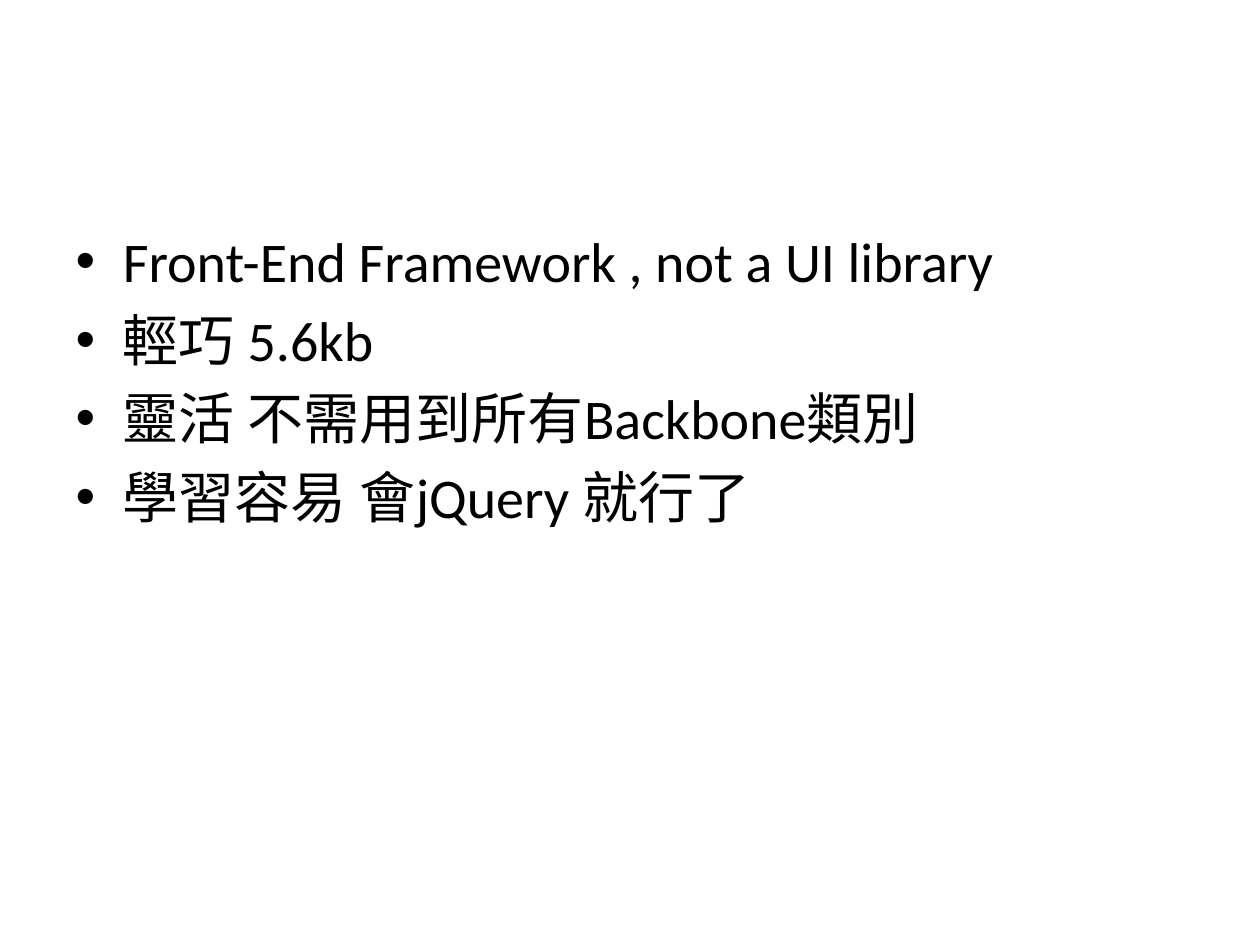
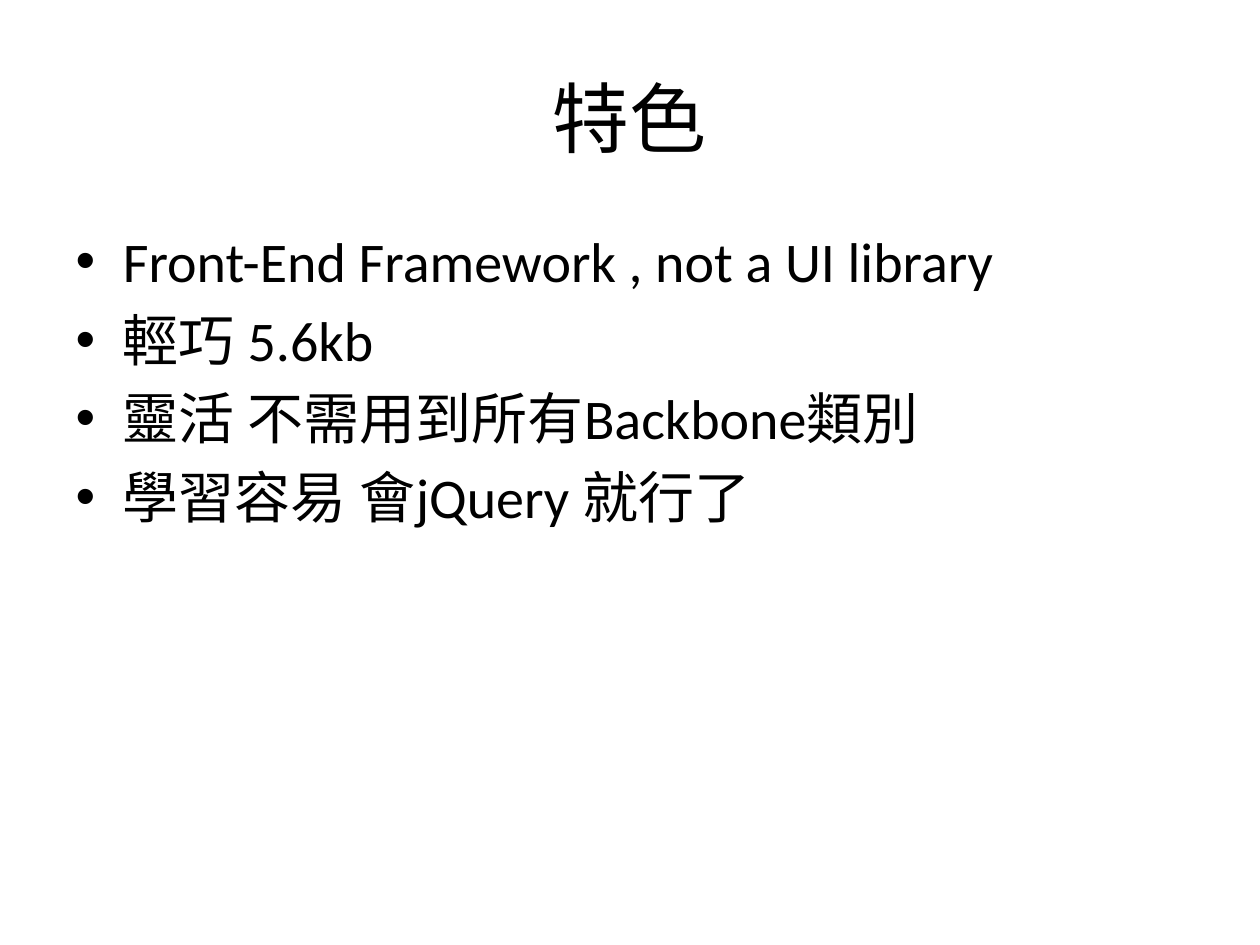
Before and after one commit to ggonzalez/caaweb, a slide deck: slide 3 of pages/backbone/新增 Microsoft PowerPoint 簡報.pptx. Drawn at 1260x945 pixels with LibreOffice and Linux fonts; fonts in the diff are those of the drawing. Boxes give left, top, right and bottom in pixels: in the first picture for what was removed or moved away, otherwise in the second. Text is boxed around its words. In the diff, an @@ line names an element or a change of style, - is before the commit and + after.

```diff
--- a/pages/backbone/新增 Microsoft PowerPoint 簡報.pptx
+++ b/pages/backbone/新增 Microsoft PowerPoint 簡報.pptx
@@ title added at box(553, 82, 707, 153), 44 pt, text #000000 @@
+特色
```
Also in this commit, not shown: 1 other slide changed, 1 slide added.
